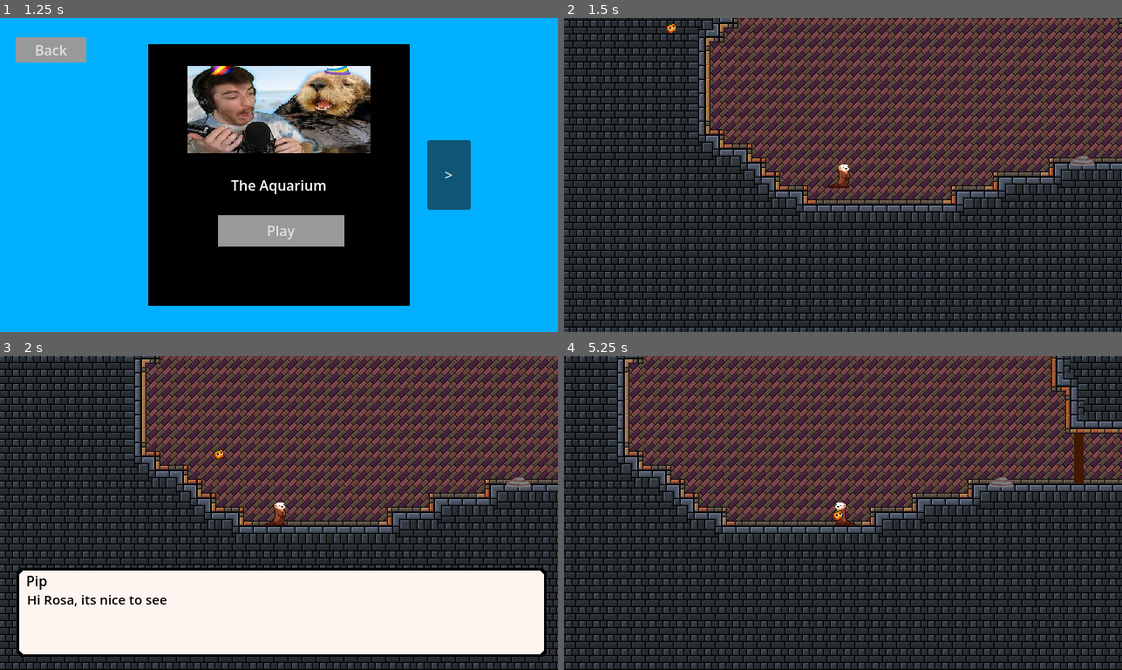
Above: before the commit, frames 1-4 (two rows, left to right).
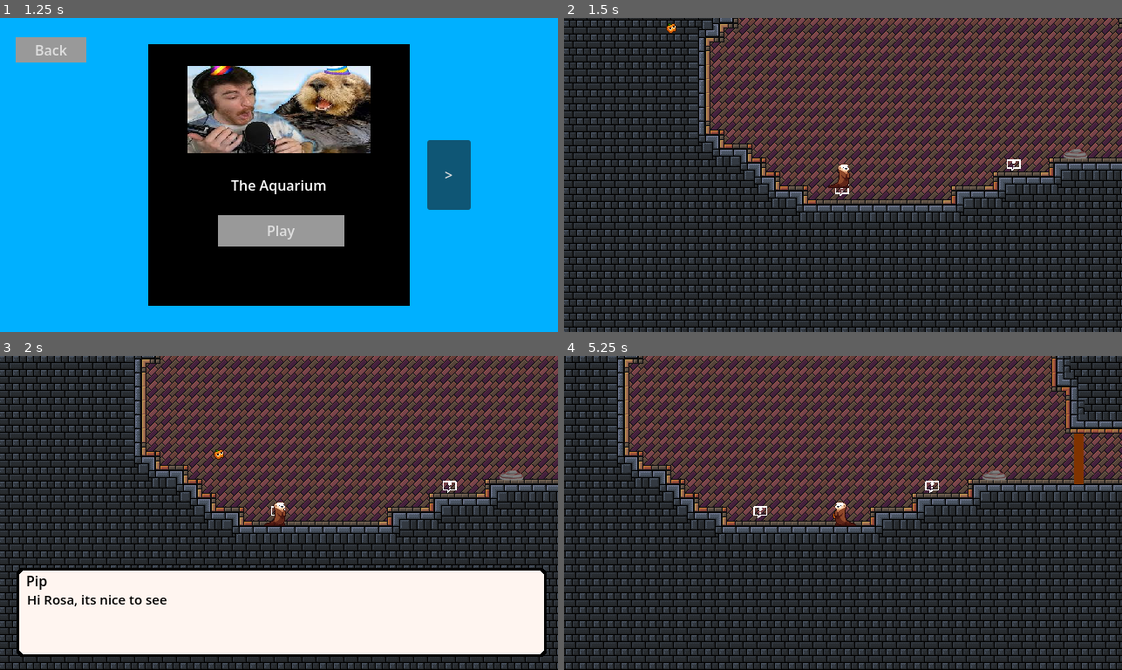
Above: after the commit, the same moments.

Repository: Longliverosa/longliverosa-game
Game: Godot game, scene res://Scenes/Menu/main_menu.tscn
The game is run twice, just before and just after one commit, with the same random seed, the same clock (stepped at 60 frames per second) and the same inputs. Sound files missing from this copy of the repository are replaced by a short silence.
Inputs (mouse positions are in pixels of both pictures, inside the frame that each line leads up to):
- Up to frame 1 (1.25 s): click "New Game" at 0.5 s
- Up to frame 2 (1.5 s): click "Play" at 1.25 s
- Up to frame 3 (2 s): no input
- Up to frame 4 (5.25 s): tap Enter at 2 s; move the mouse to (965, 497) at 2.02 s; hold D (move_right) 2.03-2.75 s; hold F (interact, bound only after the commit) 2.03-2.75 s; click (965, 497) at 2.17 s; tap Space (jump) at 2.27 s; drag from (731, 528) to (1082, 484) at 2.77 s; move the mouse to (898, 443) at 3.52 s; hold D (move_right) 3.53-4.25 s; hold F (interact, bound only after the commit) 3.53-4.25 s; tap Keypad 4 (blue_shortcut) at 3.6 s; drag from (815, 575) to (759, 513) at 4.27 s; move the mouse to (1010, 560) at 5.02 s; hold A (move_left) from 5.03 s (still down); hold F (interact, bound only after the commit) from 5.03 s (still down); tap Ctrl (dodge) at 5.1 s

Frame 1 is identical in both runs. In frame 2, 0.2% of the frame differs, in the area x 48-95%, y 41-57%; in frame 3, 0.2%; in frame 4, 0.6%, in the area x 33-94%, y 24-53%.

Commit message:
Lot of fixes

Diff:
--- a/Scenes/Levels/level1_tutorial.tscn
+++ b/Scenes/Levels/level1_tutorial.tscn
@@ -2,9 +2,9 @@
 
 [ext_resource type="TileSet" uid="uid://cvovyihqvkh1c" path="res://Scenes/LevelEditor/TileSet.tres" id="1_tcq61"]
 [ext_resource type="PackedScene" uid="uid://dvldnxksorea7" path="res://Scenes/Player/player.tscn" id="1_ukt2a"]
-[ext_resource type="PackedScene" uid="uid://dqi2b8x4bhgtk" path="res://Scenes/Props/pressure_plate.tscn" id="4_sxkof"]
 [ext_resource type="PackedScene" uid="uid://r7hftsak24ry" path="res://Scenes/Props/door.tscn" id="6_mjcty"]
-[ext_resource type="PackedScene" uid="uid://dwdi6gxffp5n" path="res://Scenes/Props/button.tscn" id="9_wfpdi"]
+[ext_resource type="PackedScene" uid="uid://dqi2b8x4bhwer" path="res://Scenes/Props/button.tscn" id="7_wfpdi"]
+[ext_resource type="PackedScene" uid="uid://dqi2b8x4bhgtk" path="res://Scenes/Props/pressure_plate.tscn" id="9_wfpdi"]
 [ext_resource type="PackedScene" uid="uid://b1n3kruxhwkje" path="res://Scenes/Props/message_bubble.tscn" id="10_iukr2"]
 [ext_resource type="Script" uid="uid://c25w5dbgbmwis" path="res://Scripts/Dialogue/dialogue_manager.gd" id="11_5lneo"]
 [ext_resource type="Script" uid="uid://btqetnj6xow5g" path="res://Scripts/Dialogue/dialogue_trigger.gd" id="11_jfqkh"]
@@ -20,19 +20,22 @@
 position = Vector2(650, 194.88)
 scale = Vector2(0.91, 0.91)
 
-[node name="PressurePlate" parent="." unique_id=1845335158 groups=["freezable"] instance=ExtResource("4_sxkof")]
-position = Vector2(561, 222)
-collision_mask = 3
-
 [node name="Player" parent="." unique_id=1918839694 instance=ExtResource("1_ukt2a")]
 position = Vector2(285, 222)
+
+[node name="PressurePlate" parent="." unique_id=1100841227 instance=ExtResource("9_wfpdi")]
+position = Vector2(553, 214)
+collision_mask = 3
 
 [node name="MessageBubble" parent="." unique_id=865633099 groups=["dialogue_trigger"] instance=ExtResource("10_iukr2")]
 position = Vector2(285, 257)
 collision_mask = 3
 script = ExtResource("11_jfqkh")
 dialogue_label = "NWLRE4UR"
-can_reactivate = false
+
+[node name="Button" parent="." unique_id=1034526503 instance=ExtResource("7_wfpdi")]
+position = Vector2(857, 200)
+collision_mask = 3
 
 [node name="DialogueManager" type="Node2D" parent="." unique_id=301492212]
 script = ExtResource("11_5lneo")
@@ -41,13 +44,9 @@
 script = ExtResource("13_snyua")
 
 [node name="MessageBubble2" parent="." unique_id=1712935275 groups=["dialogue_trigger"] instance=ExtResource("10_iukr2")]
-position = Vector2(482, 235)
+position = Vector2(482, 228)
 collision_mask = 3
 script = ExtResource("11_jfqkh")
 dialogue_label = "PDX5R8HZ"
-can_reactivate = false
-
-[node name="Button" parent="." unique_id=1532081176 instance=ExtResource("9_wfpdi")]
-position = Vector2(819, 197)
 
 [connection signal="pressed" from="PressurePlate" to="Door" method="open"]
--- a/Scenes/Player/player.tscn
+++ b/Scenes/Player/player.tscn
@@ -26,6 +26,7 @@
 visible = false
 
 [node name="GFX" type="Sprite2D" parent="." unique_id=879343868]
+z_index = 4096
 texture = ExtResource("2_rcd5j")
 
 [node name="CollisionShape2D" type="CollisionShape2D" parent="." unique_id=2129649774]
--- a/Scenes/Props/button.tscn
+++ b/Scenes/Props/button.tscn
@@ -1,22 +1,49 @@
-[gd_scene load_steps=4 format=3 uid="uid://dqi2b8x4bhgtk"]
+[gd_scene format=3 uid="uid://dqi2b8x4bhwer"]
 
-[ext_resource type="Script" uid="uid://dx56ppaynkjlt" path="res://Scripts/button.gd" id="1_5c45m"]
-[ext_resource type="Texture2D" uid="uid://qnheu6iu1pse" path="res://Sprites/Props/spr_button.png" id="2_5hfw7"]
+[ext_resource type="Script" uid="uid://dx56ppaynkwer" path="res://Scripts/button.gd" id="1_383fr"]
+[ext_resource type="Texture2D" uid="uid://qnheu6iu1pse" path="res://Assets/Sprites/Props/spr_button.png" id="2_5hfw7"]
+[ext_resource type="Texture2D" uid="uid://hlnncdwdvu8o" path="res://Assets/Sprites/Props/spr_button_pressed.png" id="2_383fr"]
 
 [sub_resource type="RectangleShape2D" id="RectangleShape2D_rwtyl"]
-size = Vector2(42.0364, 8.21162)
+size = Vector2(28.02433, 30.109266)
 
-[node name="Button" type="Area2D"]
-script = ExtResource("1_5c45m")
+[sub_resource type="StyleBoxFlat" id="StyleBoxFlat_yvjlo"]
+bg_color = Color(0.19434926, 0.19434929, 0.19434917, 1)
+corner_radius_top_left = 8
+corner_radius_top_right = 8
+corner_radius_bottom_right = 8
+corner_radius_bottom_left = 8
 
-[node name="Sprite2D" type="Sprite2D" parent="."]
+[node name="Button" type="Area2D" unique_id=1034526503]
+script = ExtResource("1_383fr")
+
+[node name="Sprite2D" type="Sprite2D" parent="." unique_id=1936219249]
 texture = ExtResource("2_5hfw7")
 
-[node name="CollisionShape2D" type="CollisionShape2D" parent="."]
-position = Vector2(-0.5, 3)
+[node name="Sprite2D_ACTIVE" type="Sprite2D" parent="." unique_id=1887477105]
+visible = false
+texture = ExtResource("2_383fr")
+
+[node name="CollisionShape2D" type="CollisionShape2D" parent="." unique_id=1019284450]
+position = Vector2(-1.0000138, -0.9999782)
 rotation = -3.14159
 scale = Vector2(0.6423, -0.730672)
 shape = SubResource("RectangleShape2D_rwtyl")
 
+[node name="Label" type="Label" parent="." unique_id=1142977298]
+visible = false
+offset_left = -21.0
+offset_top = -37.0
+offset_right = 19.0
+offset_bottom = -14.0
+theme_override_styles/normal = SubResource("StyleBoxFlat_yvjlo")
+text = "F"
+horizontal_alignment = 1
+vertical_alignment = 1
+
+[node name="Timer" type="Timer" parent="." unique_id=1111134150]
+one_shot = true
+
 [connection signal="body_entered" from="." to="." method="_on_body_entered"]
 [connection signal="body_exited" from="." to="." method="_on_body_exited"]
+[connection signal="timeout" from="Timer" to="." method="_on_timer_timeout"]
--- a/Scenes/Props/message_bubble.tscn
+++ b/Scenes/Props/message_bubble.tscn
@@ -1,16 +1,16 @@
-[gd_scene load_steps=3 format=3 uid="uid://b1n3kruxhwkje"]
+[gd_scene format=3 uid="uid://b1n3kruxhwkje"]
 
 [ext_resource type="Texture2D" uid="uid://nm5kv4vimsqr" path="res://Assets/Sprites/Props/spr_message_bubble.png" id="1_gvcf3"]
 
 [sub_resource type="RectangleShape2D" id="RectangleShape2D_wvaeg"]
 size = Vector2(16, 14)
 
-[node name="MessageBubble" type="Area2D"]
+[node name="MessageBubble" type="Area2D" unique_id=1949542161]
 
-[node name="SprMessageBubble" type="Sprite2D" parent="."]
-z_index = -175
+[node name="SprMessageBubble" type="Sprite2D" parent="." unique_id=1492866300]
+z_index = 1000
 scale = Vector2(0.5625, 0.5625)
 texture = ExtResource("1_gvcf3")
 
-[node name="CollisionShape2D" type="CollisionShape2D" parent="."]
+[node name="CollisionShape2D" type="CollisionShape2D" parent="." unique_id=1649799515]
 shape = SubResource("RectangleShape2D_wvaeg")
--- a/Scenes/Props/pressure_plate.tscn
+++ b/Scenes/Props/pressure_plate.tscn
@@ -7,18 +7,17 @@
 [sub_resource type="RectangleShape2D" id="RectangleShape2D_rwtyl"]
 size = Vector2(42.0364, 8.21162)
 
-[node name="PressurePlate" type="Area2D" unique_id=1532081176]
-collision_mask = 2
+[node name="PressurePlate" type="Area2D" unique_id=1100841227]
 script = ExtResource("1_5c45m")
 
-[node name="Sprite2D" type="Sprite2D" parent="." unique_id=1275487605]
+[node name="Sprite2D" type="Sprite2D" parent="." unique_id=1748492852]
 texture = ExtResource("2_e4t37")
 
-[node name="Sprite2D_ACTIVE" type="Sprite2D" parent="." unique_id=239206252]
+[node name="Sprite2D_ACTIVE" type="Sprite2D" parent="." unique_id=1384103617]
 visible = false
 texture = ExtResource("3_ltkgr")
 
-[node name="CollisionShape2D" type="CollisionShape2D" parent="." unique_id=1754820802]
+[node name="CollisionShape2D" type="CollisionShape2D" parent="." unique_id=1802263875]
 position = Vector2(-0.5, 3)
 rotation = -3.14159
 scale = Vector2(0.6423, -0.730672)
--- a/Scripts/button.gd
+++ b/Scripts/button.gd
@@ -3,15 +3,46 @@
 signal pressed
 signal released
 
+@export var is_toggle : bool = true
+@export var press_duration : float = 0.5
+
+@onready var sprite_inactive : Sprite2D = $Sprite2D
+@onready var sprite_active : Sprite2D = $Sprite2D_ACTIVE
+@onready var label : Label = $Label
+@onready var timer : Timer = $Timer
+
 var pressed_bodies: Array = []
 
+var is_active : bool = false
+var is_pressable : bool = false
+
+func _unhandled_input(event: InputEvent) -> void:
+	if event.is_action_pressed("interact") and is_pressable:
+		if is_toggle:
+			set_pressed(not is_active)
+		elif not is_active:
+			set_pressed(true)
+			timer.wait_time = press_duration if press_duration >= 0.5 else 0.5
+			timer.start()
+
+func _on_timer_timeout() -> void:
+	set_pressed(false)
+
+func set_pressed(is_pressed: bool) -> void:
+	is_active = is_pressed
+	sprite_inactive.visible = not is_pressed
+	sprite_active.visible = is_pressed
+	if is_pressed:
+		pressed.emit()
+	else:
+		released.emit()
+
 func _on_body_entered(body):
-	if not pressed_bodies.has(body):
-		pressed_bodies.append(body)
-	if pressed_bodies.size() == 1:
-		emit_signal("pressed")
+	if body is Player:
+		is_pressable = true
+		label.visible = true
 
 func _on_body_exited(body):
-	pressed_bodies.erase(body)
-	if pressed_bodies.is_empty():
-		emit_signal("released")
+	if body is Player:
+		is_pressable = false
+		label.visible = false
--- a/project.godot
+++ b/project.godot
@@ -190,6 +190,11 @@
 "events": [Object(InputEventKey,"resource_local_to_scene":false,"resource_name":"","device":-1,"window_id":0,"alt_press …(195 unchanged characters)…
 ]
 }
+interact={
+"deadzone": 0.2,
+"events": [Object(InputEventKey,"resource_local_to_scene":false,"resource_name":"","device":-1,"window_id":0,"alt_pressed":false,"shift_pressed":false,"ctrl_pressed":false,"meta_pressed":false,"pressed":false,"keycode":0,"physical_keycode":70,"key_label":0,"unicode":102,"location":0,"echo":false,"script":null)
+]
+}
 
 [internationalization]
 
Binary file changed: Assets/Sprites/Props/spr_button.png
Binary file changed: Assets/Sprites/Props/spr_message_bubble.png
Binary file changed: Locale/Menu.en.translation
Binary file changed: Locale/dialog.en.translation
Not shown, changed: Scripts/button.gd.uid
